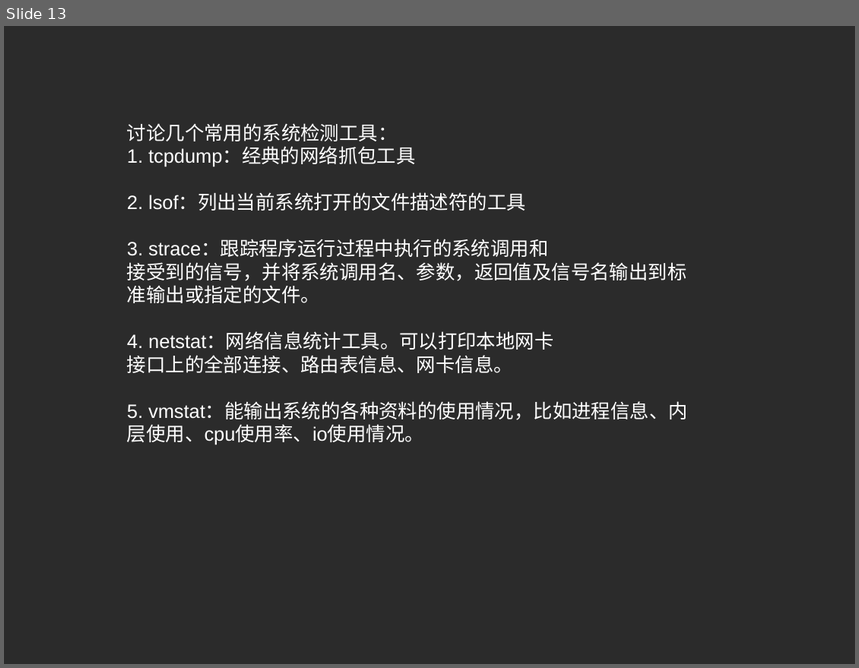
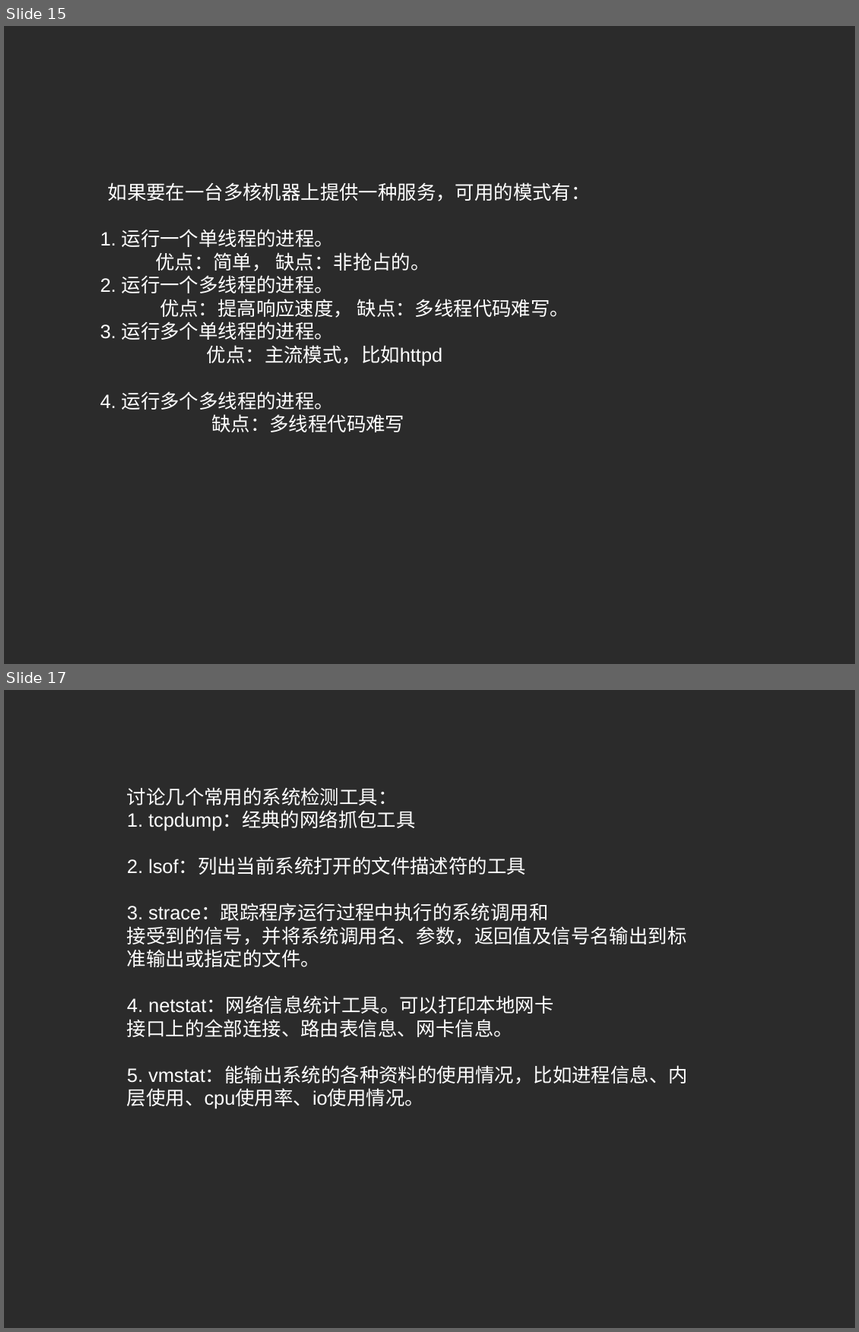
Before and after one commit to zhouhuamin/testmastergit-2018-07, a slide deck: c-network-programming-pptx.pptx. Shown one above the other, each under a label of ours: slide 13 before the commit, slides 15 and 17 after it; the slides between them are not shown. The pictures are 859x668 and 859x1332 pixels, drawn with LibreOffice and Linux fonts; fonts in the diff are those of the drawing; background and template pictures are left out; a plain dark background stands for a picture behind light text. Boxes give left, top, right and bottom in pixels: in the first picture for what was removed or moved away, otherwise in the second. Text is boxed around its words. In the diff, an @@ line names an element or a change of style, - is before the commit and + after.

```diff
--- a/c-network-programming-pptx.pptx
+++ b/c-network-programming-pptx.pptx
@@ slide 15 added at (x1=4, y1=26, x2=855, y2=664), background picture (left out) @@
@@ text added at (x1=101, y1=183, x2=591, y2=433), 18 pt, text #FFFFFF @@
+如果要在一台多核机器上提供一种服务，可用的模式有：
+1. 运行一个单线程的进程。
+优点：简单， 缺点：非抢占的。
+2. 运行一个多线程的进程。
+优点：提高响应速度， 缺点：多线程代码难写。
+3. 运行多个单线程的进程。
+优点：主流模式，比如httpd
+4. 运行多个多线程的进程。
+缺点：多线程代码难写
@@ what was slide 13 is now slide 17 @@
```
Also in this commit, not shown: 3 slides changed, 4 other slides added, 3 slides removed.
